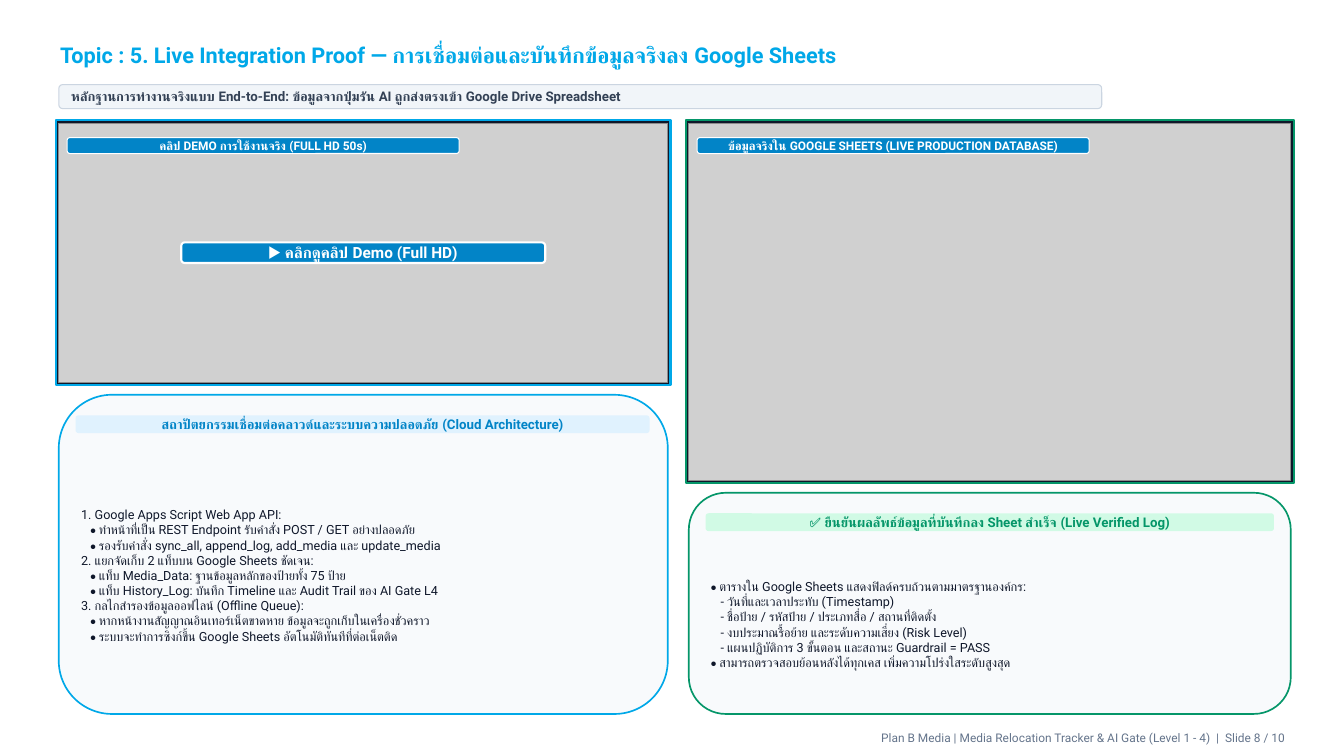
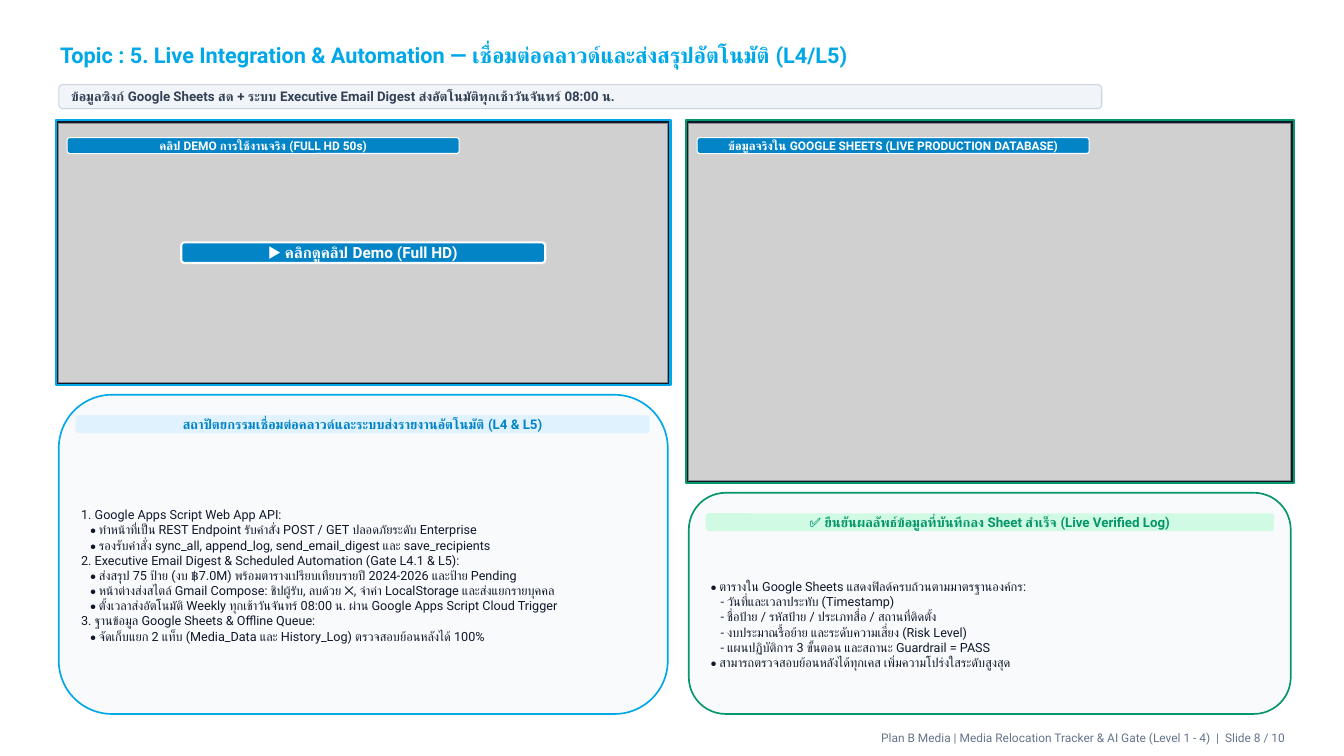
Before and after one commit to wasusangthong-sketch/media_relocation_dist, a slide deck: slide 8 of AI_Gate_Committee_Presentation_10slides.pptx. Drawn at 1344x756 pixels with LibreOffice and Linux fonts; fonts in the diff are those of the drawing; grey boxes stand for pictures; background and template pictures are left out. Boxes give left, top, right and bottom in pixels: in the first picture for what was removed or moved away, otherwise in the second. Text is boxed around its words. In the diff, an @@ line names an element or a change of style, - is before the commit and + after.

Commit message:
docs: update 10-slide presentation and video demo with Executive Email Digest and Level 5 Scheduled Automation; remove demo button from production app

```diff
--- a/AI_Gate_Committee_Presentation_10slides.pptx
+++ b/AI_Gate_Committee_Presentation_10slides.pptx
@@ title at [60, 46, 848, 70]: text changed @@
-Topic : 5. Live Integration Proof — การเชื่อมต่อและบันทึกข้อมูลจริงลง Google Sheets
+Topic : 5. Live Integration & Automation — เชื่อมต่อคลาวด์และส่งสรุปอัตโนมัติ (L4/L5)
@@ text in rounded rectangle at [71, 91, 615, 105]: text changed @@
-หลักฐานการทำงานจริงแบบ End-to-End: ข้อมูลจากปุ่มรัน AI ถูกส่งตรงเข้า Google Drive Spreadsheet
+ข้อมูลซิงก์ Google Sheets สด + ระบบ Executive Email Digest ส่งอัตโนมัติทุกเช้าวันจันทร์ 08:00 น.
@@ text in rounded rectangle at [183, 418, 542, 434]: text changed @@
-สถาปัตยกรรมเชื่อมต่อคลาวด์และระบบความปลอดภัย (Cloud Architecture)
+สถาปัตยกรรมเชื่อมต่อคลาวด์และระบบส่งรายงานอัตโนมัติ (L4 & L5)
@@ text at [81, 524, 558, 644]: text changed @@
-• ทำหน้าที่เป็น REST Endpoint รับคำสั่ง POST / GET อย่างปลอดภัย
-• รองรับคำสั่ง sync_all, append_log, add_media และ update_media
-2. แยกจัดเก็บ 2 แท็บบน Google Sheets ชัดเจน:
-• แท็บ Media_Data: ฐานข้อมูลหลักของป้ายทั้ง 75 ป้าย
-• แท็บ History_Log: บันทึก Timeline และ Audit Trail ของ AI Gate L4
-3. กลไกสำรองข้อมูลออฟไลน์ (Offline Queue):
-• หากหน้างานสัญญาณอินเทอร์เน็ตขาดหาย ข้อมูลจะถูกเก็บในเครื่องชั่วคราว
-• ระบบจะทำการซิงก์ขึ้น Google Sheets อัตโนมัติทันทีที่ต่อเน็ตติด
+• ทำหน้าที่เป็น REST Endpoint รับคำสั่ง POST / GET ปลอดภัยระดับ Enterprise
+• รองรับคำสั่ง sync_all, append_log, send_email_digest และ save_recipients
+2. Executive Email Digest & Scheduled Automation (Gate L4.1 & L5):
+• ส่งสรุป 75 ป้าย (งบ ฿7.0M) พร้อมตารางเปรียบเทียบรายปี 2024-2026 และป้าย Pending
+• หน้าต่างส่งสไตล์ Gmail Compose: ชิปผู้รับ, ลบด้วย ✕, จำค่า LocalStorage และส่งแยกรายบุคคล
+• ตั้งเวลาส่งอัตโนมัติ Weekly ทุกเช้าวันจันทร์ 08:00 น. ผ่าน Google Apps Script Cloud Trigger
+3. ฐานข้อมูล Google Sheets & Offline Queue:
+• จัดเก็บแยก 2 แท็บ (Media_Data และ History_Log) ตรวจสอบย้อนหลังได้ 100%
```
Also in this commit, not shown: 2 other slides changed, 4 other files.
